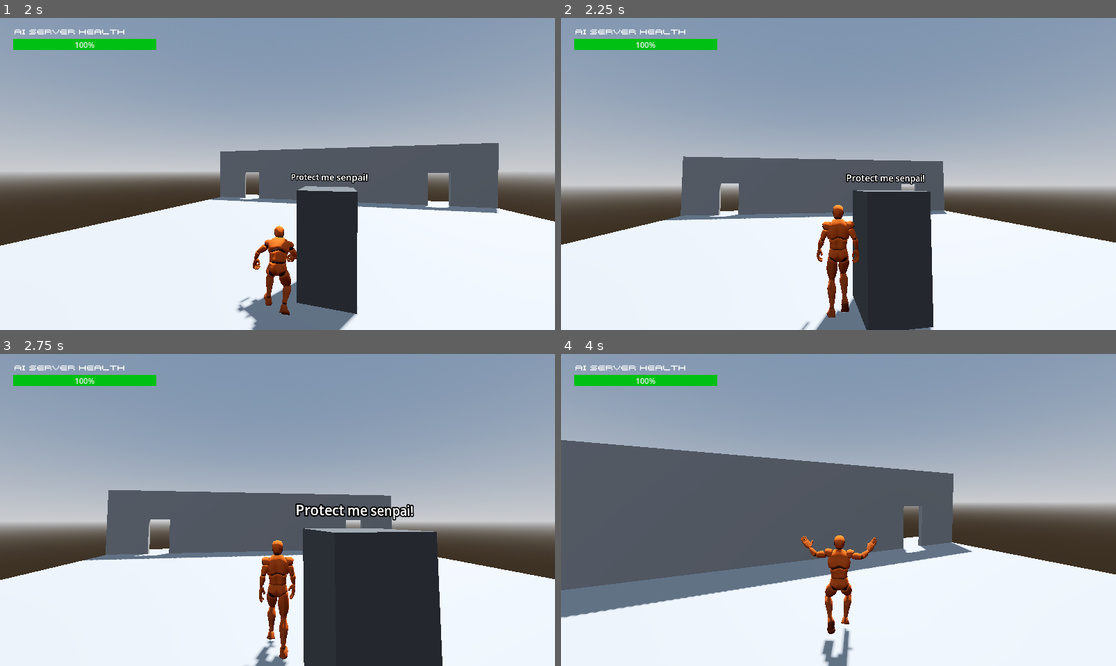
Above: before the commit, frames 1-4 (two rows, left to right).
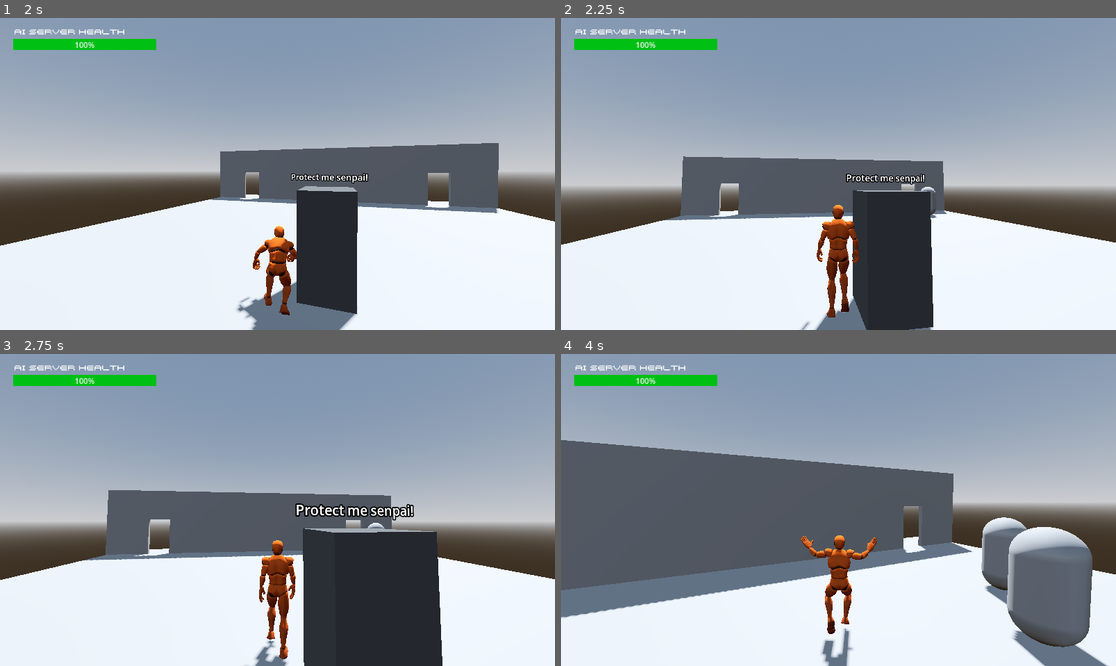
Above: after the commit, the same moments.

Repository: lvl5BeanWizard/invincible-game-jam
Game: Godot game, scene res://Scenes/test_level.tscn
Two runs of this game, one before a commit and one after it. Both use one fixed random seed, a clock stepped at 60 frames per second and the inputs below.
Inputs (mouse positions are in pixels of both pictures, inside the frame that each line leads up to):
- Up to frame 1 (2 s): tap Enter at 0.5 s; move the mouse to (305, 174) at 0.52 s; hold V (camera_mode_switch) 0.53-1.28 s; hold W (forward) from 0.53 s (still down); click (305, 174) at 0.67 s; tap Space (jump) at 0.77, 1.52 s; move the mouse to (249, 174) at 1.27 s; tap Shift (sprint) at 1.35 s
- Up to frame 2 (2.25 s): keep holding W (forward); move the mouse to (849, 167) at 2.02 s; hold Alt (walk) from 2.03 s (still down)
- Up to frame 3 (2.75 s): keep holding W (forward); keep holding Alt (walk)
- Up to frame 4 (4 s): keep holding W (forward); move the mouse to (832, 516) at 2.77 s; release Alt (walk) at 2.78 s; tap V (camera_mode_switch) at 2.85 s; click (832, 516) at 2.92 s; tap Space (jump) at 3.02, 3.77 s; move the mouse to (877, 513) at 3.52 s; hold Shift (sprint) from 3.53 s (still down)

Frame 1 is identical in both runs. In frame 2, less than 0.1% of the frame differs, in the area x 64-68%, y 54-65%; in frame 3, less than 0.1%; in frame 4, 7.2%, in the area x 75-99%, y 52-100%.

Commit message:
the simplest wave system ya ever did see

Diff:
--- /dev/null
+++ b/Scenes/base_human.tscn
@@ -0,0 +1,20 @@
+[gd_scene load_steps=4 format=3 uid="uid://df2ii8wrko1bj"]
+
+[ext_resource type="Script" uid="uid://byx3a68g1pv8m" path="res://Scripts/base_human.gd" id="1_8pojx"]
+
+[sub_resource type="CapsuleMesh" id="CapsuleMesh_1pujy"]
+
+[sub_resource type="CapsuleShape3D" id="CapsuleShape3D_8pojx"]
+
+[node name="BaseHuman" type="Node3D"]
+script = ExtResource("1_8pojx")
+
+[node name="MeshInstance3D" type="MeshInstance3D" parent="."]
+transform = Transform3D(1, 0, 0, 0, 1, 0, 0, 0, 1, 0, 1, 0)
+mesh = SubResource("CapsuleMesh_1pujy")
+
+[node name="StaticBody3D" type="StaticBody3D" parent="."]
+transform = Transform3D(1, 0, 0, 0, 1, 0, 0, 0, 1, 0, 1, 0)
+
+[node name="CollisionShape3D" type="CollisionShape3D" parent="StaticBody3D"]
+shape = SubResource("CapsuleShape3D_8pojx")
--- /dev/null
+++ b/Scenes/enemy_spawner_system.tscn
@@ -0,0 +1,23 @@
+[gd_scene load_steps=2 format=3 uid="uid://pg064uvkcmuu"]
+
+[ext_resource type="Script" uid="uid://bddll0chd02sr" path="res://Scripts/enemy_spawner_system.gd" id="1_xowqa"]
+
+[node name="EnemySpawnerSystem" type="Node3D"]
+script = ExtResource("1_xowqa")
+
+[node name="SpawnHolder" type="Node3D" parent="."]
+
+[node name="Spawner1" type="Node3D" parent="SpawnHolder"]
+
+[node name="Spawner2" type="Node3D" parent="SpawnHolder"]
+
+[node name="Spawner3" type="Node3D" parent="SpawnHolder"]
+
+[node name="Spawner4" type="Node3D" parent="SpawnHolder"]
+
+[node name="InBetweenWaves" type="Timer" parent="."]
+wait_time = 2.0
+one_shot = true
+autostart = true
+
+[connection signal="timeout" from="InBetweenWaves" to="." method="_on_in_between_waves_timeout"]
--- a/Scenes/test_level.tscn
+++ b/Scenes/test_level.tscn
@@ -1,8 +1,9 @@
-[gd_scene load_steps=7 format=3 uid="uid://k3qolknt6k72"]
+[gd_scene load_steps=8 format=3 uid="uid://k3qolknt6k72"]
 
 [ext_resource type="PackedScene" uid="uid://dppixakc3cm44" path="res://Scenes/power_up_handler.tscn" id="1_iti4p"]
 [ext_resource type="PackedScene" uid="uid://dasabj0i5wtrx" path="res://addons/real-controller/character.tscn" id="2_dtjkg"]
 [ext_resource type="PackedScene" uid="uid://lajf5iu2kwdu" path="res://Scenes/server.tscn" id="3_eglq2"]
+[ext_resource type="PackedScene" uid="uid://pg064uvkcmuu" path="res://Scenes/enemy_spawner_system.tscn" id="4_rsyfn"]
 
 [sub_resource type="ProceduralSkyMaterial" id="ProceduralSkyMaterial_lpde8"]
 sky_horizon_color = Color(0.66224277, 0.6717428, 0.6867428, 1)
@@ -53,3 +54,21 @@
 
 [node name="Server" parent="." instance=ExtResource("3_eglq2")]
 transform = Transform3D(1, 0, 0, 0, 1, 0, 0, 0, 1, 0, 0, 4.622163)
+
+[node name="EnemySpawnerSystem" parent="." node_paths=PackedStringArray("spawn1", "spawn2", "spawn3", "spawn4") instance=ExtResource("4_rsyfn")]
+spawn1 = NodePath("Node3D")
+spawn2 = NodePath("Node3D2")
+spawn3 = NodePath("Node3D3")
+spawn4 = NodePath("Node3D4")
+
+[node name="Node3D" type="Node3D" parent="EnemySpawnerSystem"]
+transform = Transform3D(1, 0, 0, 0, 1, 0, 0, 0, 1, 7.343582, 0, -5.8634815)
+
+[node name="Node3D2" type="Node3D" parent="EnemySpawnerSystem"]
+transform = Transform3D(1, 0, 0, 0, 1, 0, 0, 0, 1, 1.1385384, 0, -5.8634815)
+
+[node name="Node3D3" type="Node3D" parent="EnemySpawnerSystem"]
+transform = Transform3D(1, 0, 0, 0, 1, 0, 0, 0, 1, -7.742073, 0, -5.8634815)
+
+[node name="Node3D4" type="Node3D" parent="EnemySpawnerSystem"]
+transform = Transform3D(1, 0, 0, 0, 1, 0, 0, 0, 1, 4.2695236, 0, -2.8463511)
--- /dev/null
+++ b/Scripts/base_human.gd
@@ -0,0 +1,12 @@
+extends Node3D
+
+@onready var server_loc = get_node("/root/TestLevel/Server").position
+
+# Called when the node enters the scene tree for the first time.
+func _ready():
+	pass # Replace with function body.
+
+
+# Called every frame. 'delta' is the elapsed time since the previous frame.
+func _process(delta):
+	position = position.move_toward(server_loc, 2 * delta)
--- /dev/null
+++ b/Scripts/enemy_spawner_system.gd
@@ -0,0 +1,61 @@
+extends Node3D
+
+@export var spawn1: Node3D
+@export var spawn2: Node3D
+@export var spawn3: Node3D
+@export var spawn4: Node3D
+
+@onready var curr_wave = 0
+
+#dict for number of enemies to spawn each wave
+#wave:num_of_dudes
+#TODO no idea how balanced these numbers are
+@onready var human_dict = {
+	1:10, #10 for test
+	2:5,
+	3:10
+}
+
+#the dude to spawn
+@onready var human1 = preload("res://Scenes/base_human.tscn")
+#rng for where to spawn em
+@onready var rand = RandomNumberGenerator.new()
+@onready var dead_humans = 0
+
+func _ready():
+	$SpawnHolder/Spawner1.position = spawn1.position
+	$SpawnHolder/Spawner2.position = spawn2.position
+	$SpawnHolder/Spawner3.position = spawn3.position
+	$SpawnHolder/Spawner4.position = spawn4.position
+
+func enemy_death():
+	print("enemy_death")
+	dead_humans += 1
+	if dead_humans == human_dict[curr_wave]:
+		$InBetweenWaves.start()
+		dead_humans = 0
+
+func spawn_humans():
+	for i in range(human_dict[curr_wave]):
+		var h = human1.instantiate()
+		print("spawning enemy")
+		#check the children number in our spawn holder
+		var spawn_length = $SpawnHolder.get_child_count() -1
+		#and grab a random one in range
+		var rand_num = rand.randi_range(0, spawn_length)
+		var spawn_pos = $SpawnHolder.get_child(rand_num).position
+		h.position = spawn_pos
+		add_child(h)
+		#sleep for a second before adding another
+		await get_tree().create_timer(1.0).timeout
+
+func _process(delta):
+	pass
+
+func update_level(level: int):
+	spawn_humans()
+
+func _on_in_between_waves_timeout():
+	print("Leaving wave: ", curr_wave)
+	curr_wave += 1
+	update_level(curr_wave)
Not shown, added: Scripts/base_human.gd.uid
Not shown, added: Scripts/enemy_spawner_system.gd.uid
